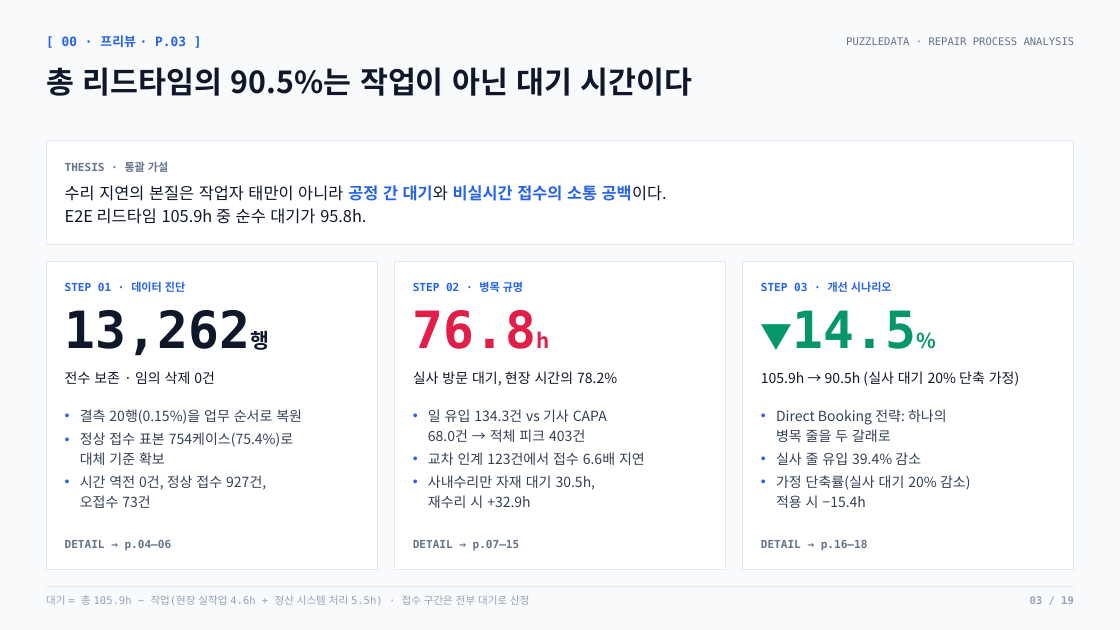
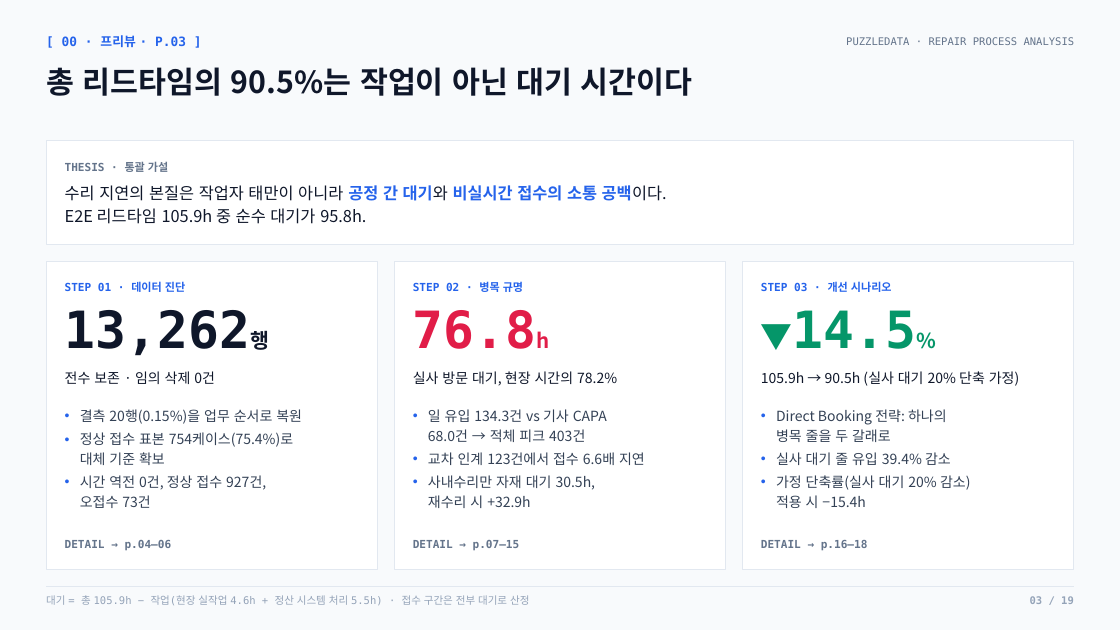
Before and after one commit to nus1245/puzzle_data, a slide deck: slide 3 of outputs/pptx/puzzledata_repair_report.pptx. Drawn at 1120x630 pixels with LibreOffice and Linux fonts; fonts in the diff are those of the drawing. Boxes give left, top, right and bottom in pixels: in the first picture for what was removed or moved away, otherwise in the second. Text is boxed around its words. In the diff, an @@ line names an element or a change of style, - is before the commit and + after.

```diff
--- a/outputs/pptx/puzzledata_repair_report.pptx
+++ b/outputs/pptx/puzzledata_repair_report.pptx
@@ text at (776, 452, 951, 465): text changed @@
-• 실사 줄 유입 39.4% 감소
+• 실사 대기 줄 유입 39.4% 감소
```
Also in this commit, not shown: 3 other slides changed, 3 other files.
